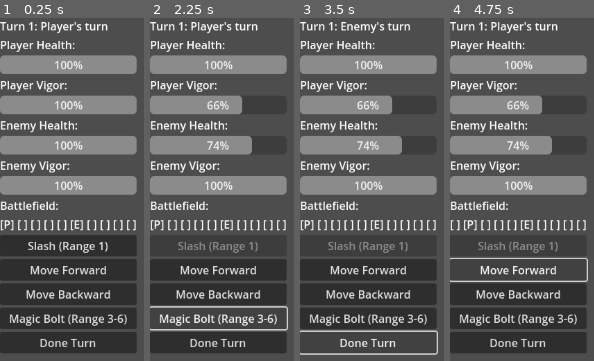
Above: before the commit, frames 1-4 (left to right).
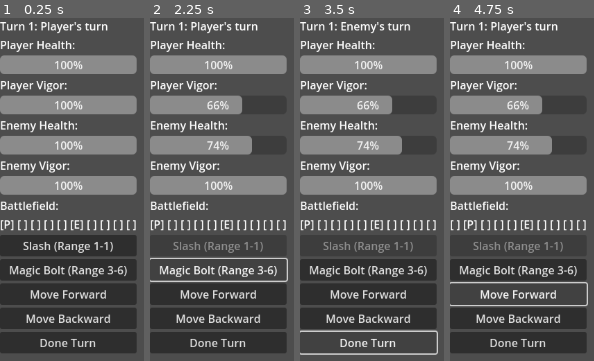
Above: after the commit, the same moments.

Repository: theoskille/project-dither
Game: Godot game, scene res://Main.tscn
Two runs of this game, one before a commit and one after it. Both use one fixed random seed, a clock stepped at 60 frames per second and the inputs below.
Inputs (mouse positions are in pixels of both pictures, inside the frame that each line leads up to):
- Up to frame 1 (0.25 s): no input
- Up to frame 2 (2.25 s): click (217, 244) at 0.5 s, where only the run before the commit has a clickable "Slash (Range 1)"; click (217, 244) at 1.25 s, where only the run after the commit has a clickable "Slash (Range 1-1)"; click "Magic Bolt (Range 3-6)" at 2 s
- Up to frame 3 (3.5 s): click "Done Turn" at 2.75 s
- Up to frame 4 (4.75 s): click "Done Turn" at 3.5 s; click "Move Forward" at 4.25 s

The runs differ from the first frame. In frame 1, 4.7% of the frame differs, in the area x 6-89%, y 65-90%; in frame 2, 6.8%, in the area x 0-96%, y 65-92%; in frame 3, 4.4%; in frame 4, 6.3%.

Commit message:
equipped attacks

Diff:
--- a/Main.gd
+++ b/Main.gd
@@ -6,10 +6,10 @@
 var enemy_vigor_bar: ProgressBar
 var turn_indicator: Label
 var battlefield_display: HBoxContainer
-var slash_button: Button
+var attack_buttons: Array[Button] = []
+var attack_container: VBoxContainer
 var move_forward_button: Button
 var move_backward_button: Button
-var magic_bolt_button: Button
 var done_turn_button: Button
 
 func _ready():
@@ -67,9 +67,9 @@
 	battlefield_display.set_script(preload("res://src/ui/BattlefieldDisplay.gd"))
 	vbox.add_child(battlefield_display)
 
-	slash_button = Button.new()
-	slash_button.text = "Slash (Range 1)"
-	vbox.add_child(slash_button)
+	# Dynamic attack buttons container
+	attack_container = vbox
+	_rebuild_attack_buttons()
 
 	move_forward_button = Button.new()
 	move_forward_button.text = "Move Forward"
@@ -79,24 +79,43 @@
 	move_backward_button.text = "Move Backward"
 	vbox.add_child(move_backward_button)
 
-	magic_bolt_button = Button.new()
-	magic_bolt_button.text = "Magic Bolt (Range 3-6)"
-	vbox.add_child(magic_bolt_button)
-
 	done_turn_button = Button.new()
 	done_turn_button.text = "Done Turn"
 	vbox.add_child(done_turn_button)
 
 func _connect_signals():
-	slash_button.pressed.connect(_on_slash_pressed)
 	move_forward_button.pressed.connect(_on_move_forward_pressed)
 	move_backward_button.pressed.connect(_on_move_backward_pressed)
-	magic_bolt_button.pressed.connect(_on_magic_bolt_pressed)
 	done_turn_button.pressed.connect(_on_done_turn_pressed)
 	BattleStateStore.state_changed.connect(_on_state_changed)
 
-func _on_slash_pressed():
-	var action = AttackDatabase.get_action("slash")
+func _rebuild_attack_buttons():
+	# Clear existing attack buttons
+	for button in attack_buttons:
+		button.queue_free()
+	attack_buttons.clear()
+
+	# Get current entity's equipped attacks
+	var current_entity = CombatEngine._get_current_turn_entity()
+	var equipped_attacks = BattleStateStore.get_state_value("%s_state.equipped_attacks" % current_entity)
+
+	if equipped_attacks == null:
+		return
+
+	# Create button for each equipped attack
+	for action_id in equipped_attacks:
+		var action_data = AttackDatabase.get_action(action_id)
+		if action_data == null:
+			continue
+
+		var button = Button.new()
+		button.text = "%s (Range %d-%d)" % [action_data.action_name, action_data.min_range, action_data.max_range]
+		button.pressed.connect(_on_attack_button_pressed.bind(action_id))
+		attack_container.add_child(button)
+		attack_buttons.append(button)
+
+func _on_attack_button_pressed(action_id: String):
+	var action = AttackDatabase.get_action(action_id)
 	var current_entity = CombatEngine._get_current_turn_entity()
 	var target = "enemy" if current_entity == "player" else "player"
 	CombatEngine.execute_move(action, current_entity, target)
@@ -111,16 +130,13 @@
 	var current_entity = CombatEngine._get_current_turn_entity()
 	CombatEngine.execute_move(action, current_entity, current_entity)
 
-func _on_magic_bolt_pressed():
-	var action = AttackDatabase.get_action("magic_bolt")
-	var current_entity = CombatEngine._get_current_turn_entity()
-	var target = "enemy" if current_entity == "player" else "player"
-	CombatEngine.execute_move(action, current_entity, target)
-
 func _on_done_turn_pressed():
 	CombatEngine.end_turn()
 
 func _on_state_changed(_property_path: String, _old_value, _new_value):
+	# Rebuild attack buttons if turn changed
+	if _property_path.ends_with("current_turn"):
+		_rebuild_attack_buttons()
 	_update_button_states()
 
 func _update_button_states():
@@ -128,10 +144,17 @@
 	var current_vigor = BattleStateStore.get_state_value("%s_state.current_vigor" % current_entity)
 	var target = "enemy" if current_entity == "player" else "player"
 
-	slash_button.disabled = not _can_use_action("slash", current_entity, target)
+	# Update dynamic attack buttons
+	var equipped_attacks = BattleStateStore.get_state_value("%s_state.equipped_attacks" % current_entity)
+	if equipped_attacks != null:
+		for i in range(attack_buttons.size()):
+			if i < equipped_attacks.size():
+				var action_id = equipped_attacks[i]
+				attack_buttons[i].disabled = not _can_use_action(action_id, current_entity, target)
+
+	# Update movement buttons
 	move_forward_button.disabled = current_vigor < 1
 	move_backward_button.disabled = current_vigor < 1
-	magic_bolt_button.disabled = not _can_use_action("magic_bolt", current_entity, target)
 
 func _can_use_action(action_id: String, caster: String, target: String) -> bool:
 	var action = AttackDatabase.get_action(action_id)
--- a/src/resources/EntityState.gd
+++ b/src/resources/EntityState.gd
@@ -8,3 +8,4 @@
 @export var position: int = 0
 @export var base_stats: Dictionary = {"str": 10, "dex": 8, "int": 12, "con": 9, "spd": 7, "luck": 5}
 @export var active_effects: Array[EffectState] = []
+@export var equipped_attacks: Array[String] = ["slash", "magic_bolt"]
